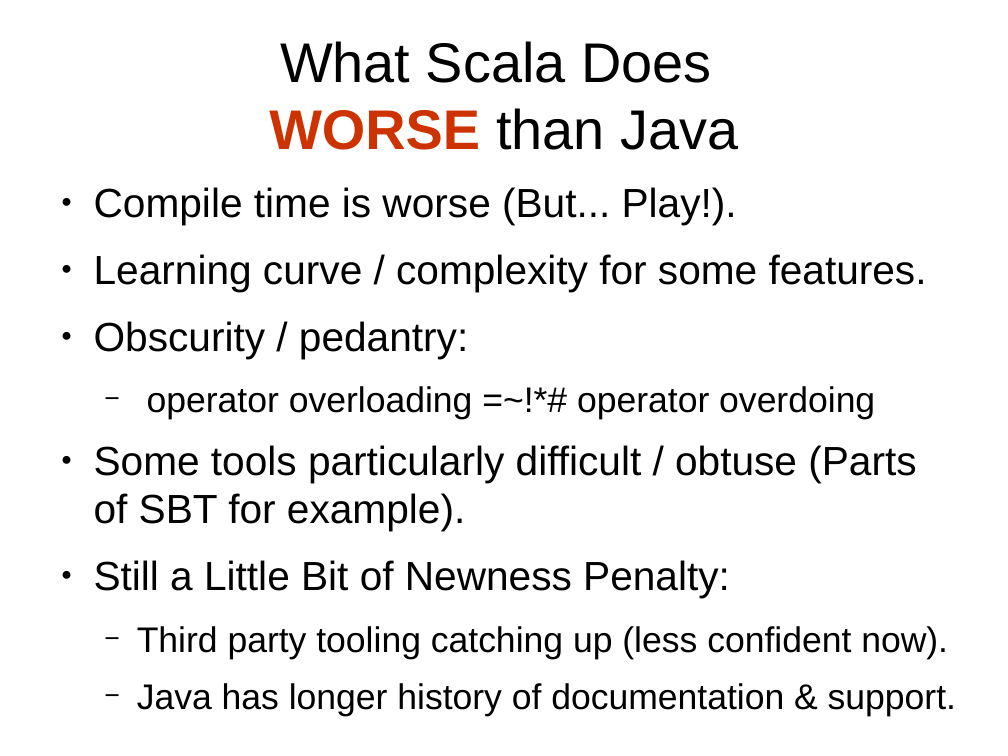
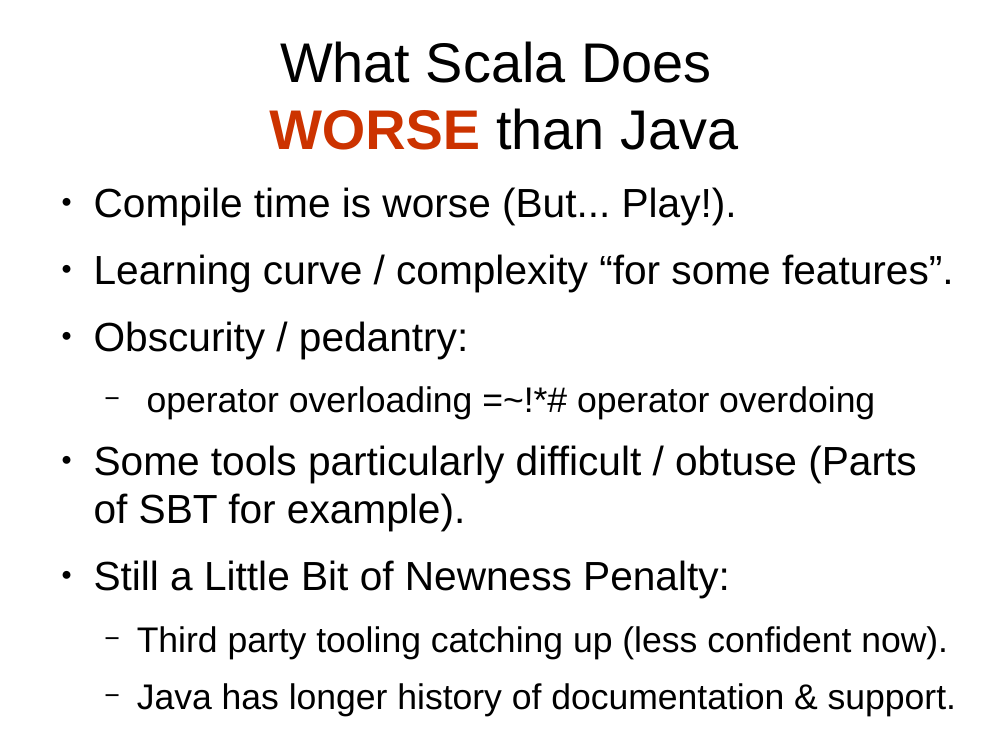
Before and after one commit to JohnLockwood/ScalaTalkSacjug, a slide deck: slide 13 of ScalaDecember2014.odp (slide 10 before the commit). Drawn at 1008x756 pixels with LibreOffice and Linux fonts; fonts in the diff are those of the drawing. Boxes give left, top, right and bottom in pixels: in the first picture for what was removed or moved away, otherwise in the second. Text is boxed around its words. In the diff, an @@ line names an element or a change of style, - is before the commit and + after.

```diff
--- a/ScalaDecember2014.odp
+++ b/ScalaDecember2014.odp
@@ text at [94,254,954,292]: text changed @@
-● Learning curve / complexity for some features.
+● Learning curve / complexity “for some features”.
```
Also in this commit, not shown: 6 other slides changed, 5 slides added, 2 slides removed, 20 other files.
